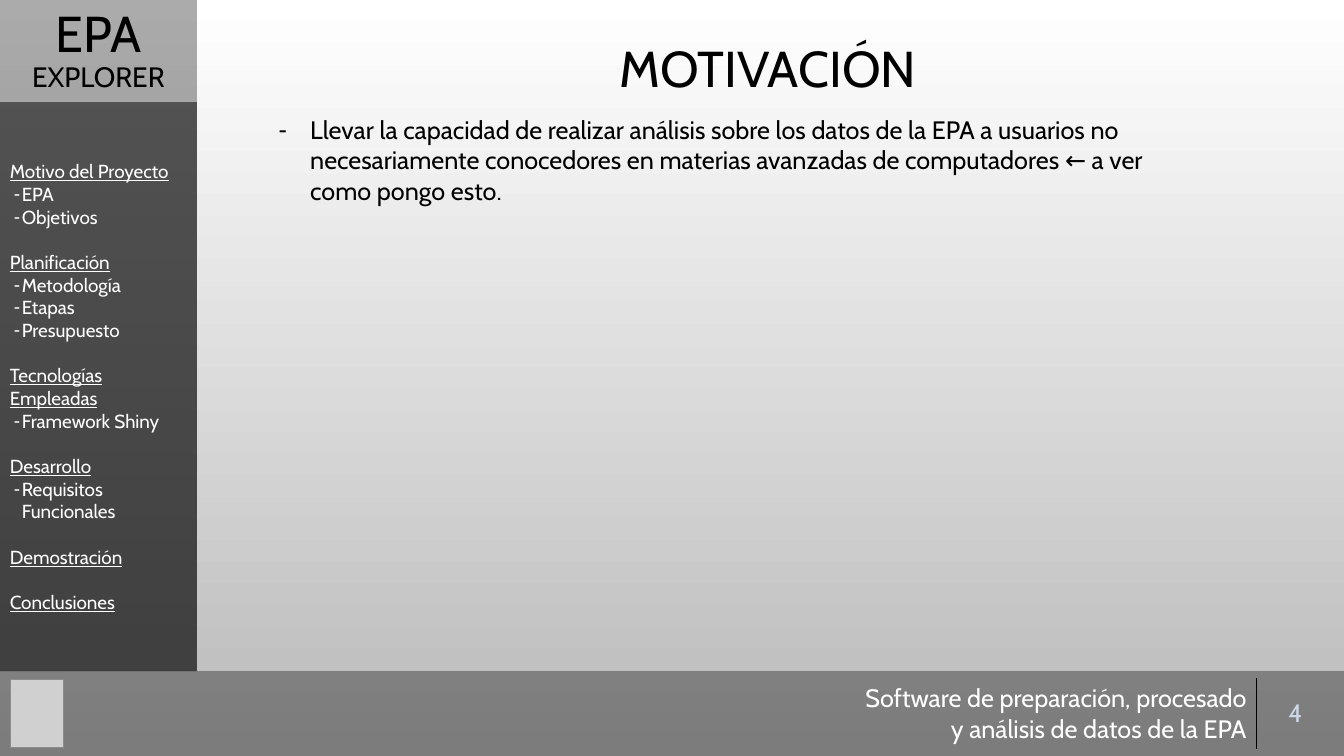
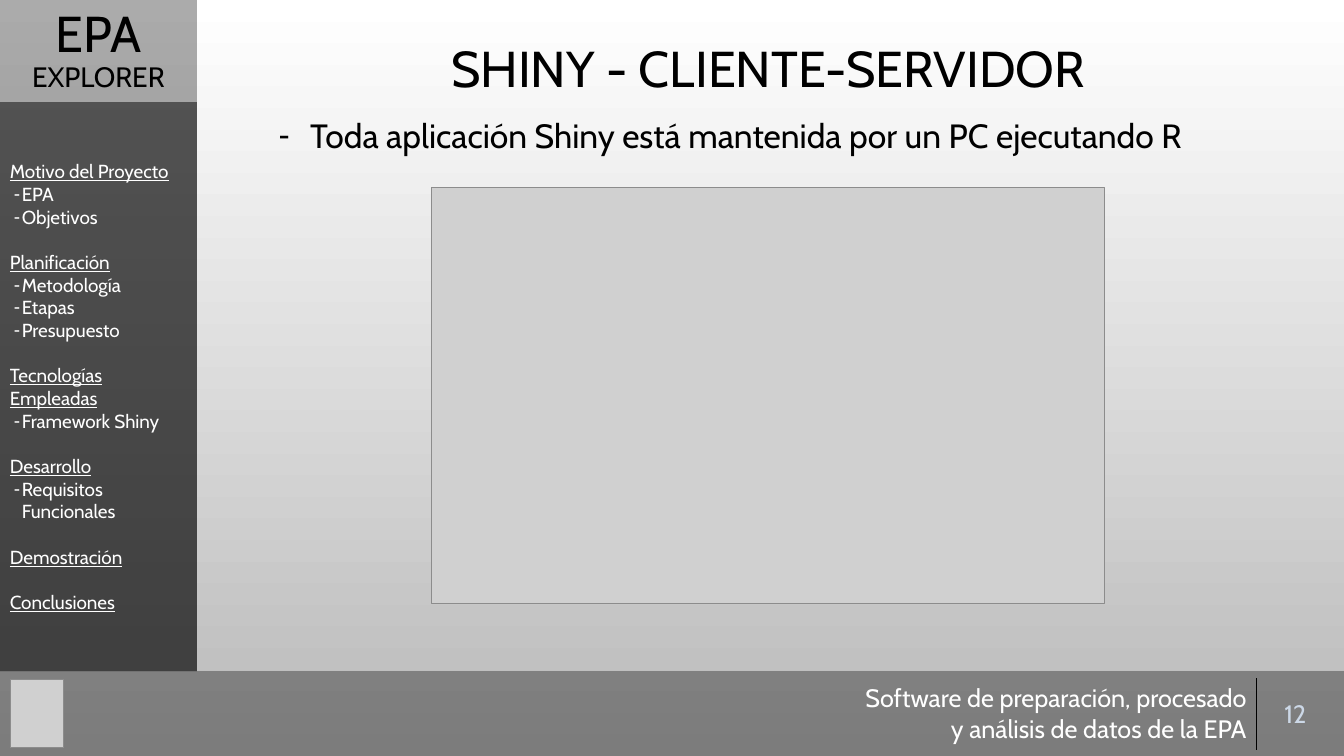
Before and after one commit to Gaulent/epa_explorer, a slide deck: slide 12 of mem/presentacion.pptx (slide 4 before the commit). Drawn at 1344x756 pixels with LibreOffice and Linux fonts; fonts in the diff are those of the drawing; grey boxes stand for pictures; background and template pictures are left out. Boxes give left, top, right and bottom in pixels: in the first picture for what was removed or moved away, otherwise in the second. Text is boxed around its words. In the diff, an @@ line names an element or a change of style, - is before the commit and + after.

```diff
--- a/mem/presentacion.pptx
+++ b/mem/presentacion.pptx
@@ title at bbox=[451, 51, 1085, 88]: text changed @@
-MOTIVACIÓN
+SHINY - CLIENTE-SERVIDOR
@@ text removed at bbox=[310, 120, 1142, 206] @@
-– Llevar la capacidad de realizar análisis sobre los datos de la EPA a usuarios no necesariamente conocedores en materias avanzadas de computadores ← a ver como pongo esto.
@@ text added at bbox=[310, 122, 1181, 156], 24 pt, text #000000 @@
+– Toda aplicación Shiny está mantenida por un PC ejecutando R
@@ picture added at bbox=[432, 188, 1105, 603] @@
@@ table at bbox=[846, 679, 1335, 749] @@
-row 1, column 2: 4
+row 1, column 2: 12
```
Also in this commit, not shown: 15 other slides changed, 1 slide added.
